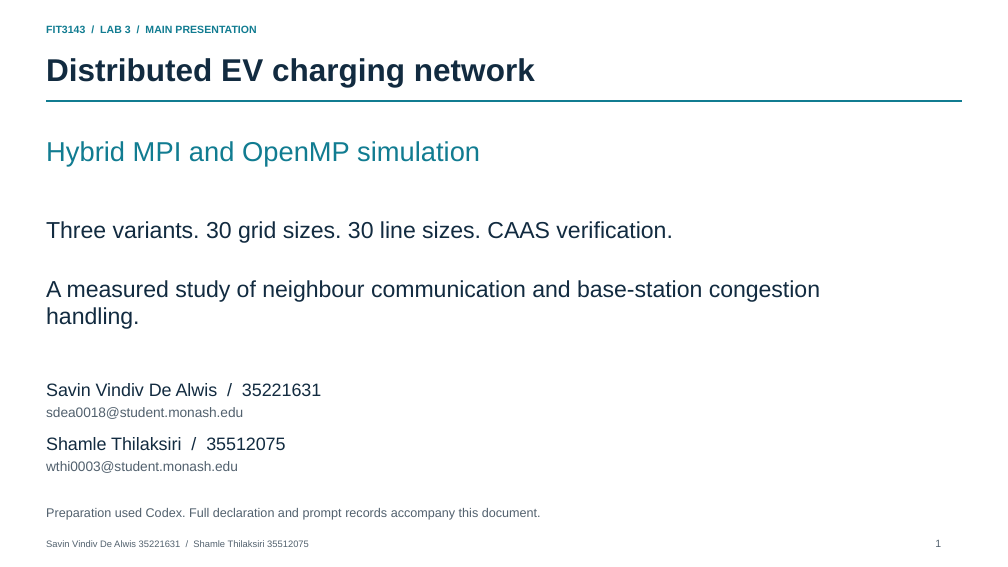
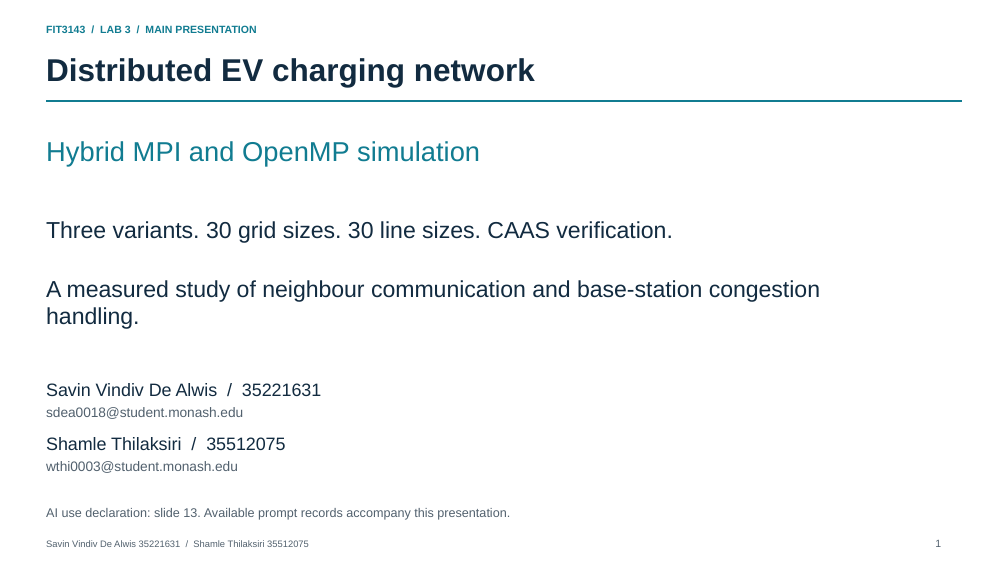
Before and after one commit to Shamle-T/FIT3143-Parallel-Computing, a slide deck: slide 1 of lab_3/Lab3_35221631_35512075_Submission_With_PPTX/submission_ready/docs/Lab3_Presentation_Editable.pptx. Drawn at 1008x567 pixels with LibreOffice and Linux fonts; fonts in the diff are those of the drawing. Boxes give left, top, right and bottom in pixels: in the first picture for what was removed or moved away, otherwise in the second. Text is boxed around its words. In the diff, an @@ line names an element or a change of style, - is before the commit and + after.

Commit message:
Replace Questions slide with consolidated AI declaration

```diff
--- a/lab_3/Lab3_35221631_35512075_Submission_With_PPTX/submission_ready/docs/Lab3_Presentation_Editable.pptx
+++ b/lab_3/Lab3_35221631_35512075_Submission_With_PPTX/submission_ready/docs/Lab3_Presentation_Editable.pptx
@@ text at [46,508,510,520]: text changed @@
-Preparation used Codex. Full declaration and prompt records accompany this document.
+AI use declaration: slide 13. Available prompt records accompany this presentation.
```
Also in this commit, not shown: 1 other slide changed, 1 slide added, 1 slide removed, 11 other files.
